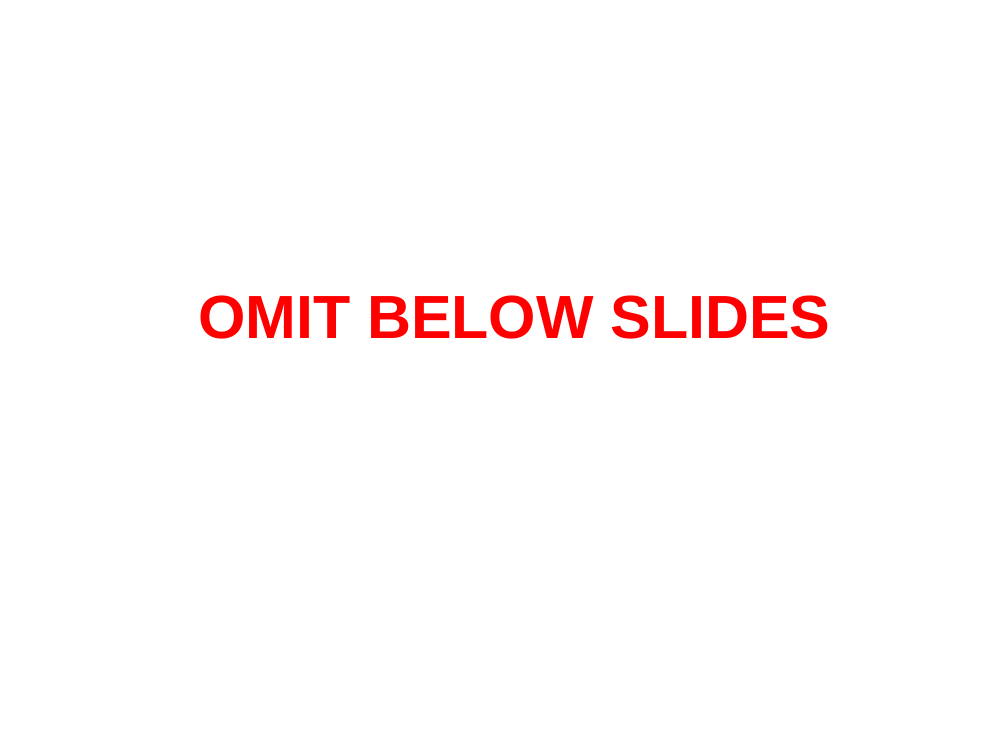
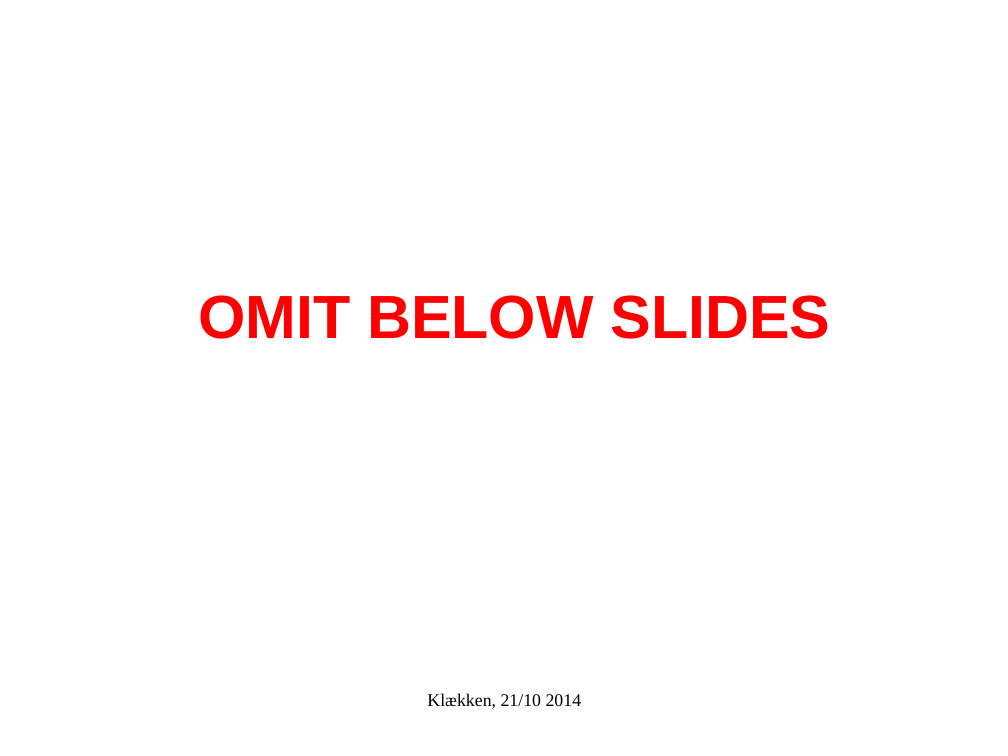
Before and after one commit to metno/mgp, a slide deck: slide 8 of klekken_2014/sw-testing/sw-testing.odp (slide 7 before the commit). Drawn at 1008x756 pixels with LibreOffice and Linux fonts; fonts in the diff are those of the drawing; background and template pictures are left out. Boxes give left, top, right and bottom in pixels: in the first picture for what was removed or moved away, otherwise in the second. Text is boxed around its words. In the diff, an @@ line names an element or a change of style, - is before the commit and + after.

```diff
--- a/klekken_2014/sw-testing/sw-testing.odp
+++ b/klekken_2014/sw-testing/sw-testing.odp
@@ text added at [427,693,582,709], 14 pt, text #000000 @@
+Klækken, 21/10 2014
```
Also in this commit, not shown: 4 other slides changed, 4 slides added, 3 slides removed.
